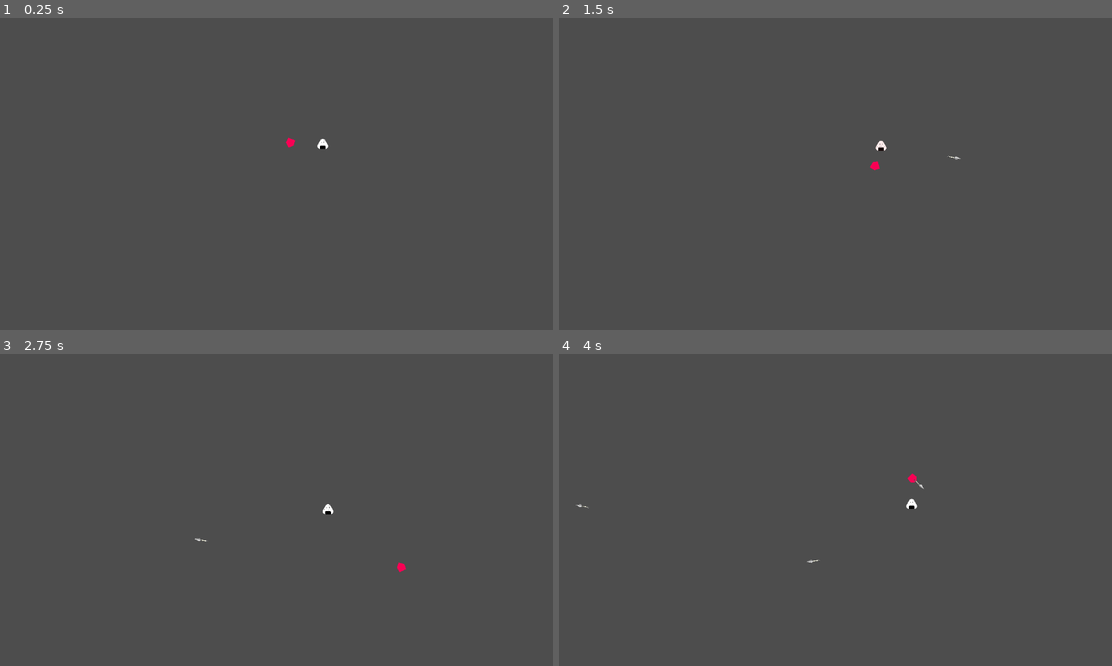
Above: before the commit, frames 1-4 (two rows, left to right).
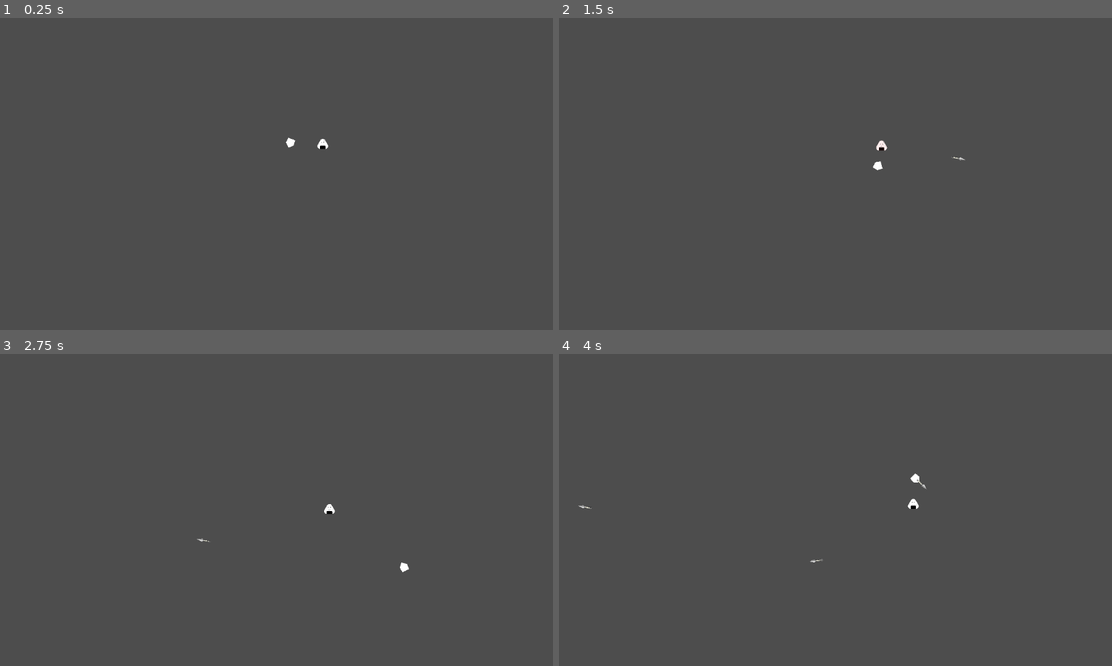
Above: after the commit, the same moments.

Repository: markusphil/godot_tests
Game: Godot game, scene res://scenes/teste_scene.tscn
Same seed, same stepped clock (60 frames per second), same inputs: the game is played once before the commit and once after it.
Inputs (mouse positions are in pixels of both pictures, inside the frame that each line leads up to):
- Up to frame 1 (0.25 s): no input
- Up to frame 2 (1.5 s): tap Enter at 0.5 s; move the mouse to (957, 158) at 0.52 s; hold Right (right) 0.53-1.28 s; move the mouse to (724, 189) at 1.27 s; hold S (down) from 1.28 s (still down)
- Up to frame 3 (2.75 s): move the mouse to (331, 441) at 2.02 s; release S (down) at 2.03 s; hold Right (right) from 2.03 s (still down)
- Up to frame 4 (4 s): move the mouse to (807, 572) at 2.77 s; release Right (right) at 2.78 s; hold W (up) 2.78-3.53 s; move the mouse to (1001, 556) at 3.52 s; hold A (left) from 3.53 s (still down)

The runs differ from the first frame. In frame 1, less than 0.1% of the frame differs, in the area x 51-54%, y 38-42%; in frame 2, less than 0.1%; in frame 3, 0.1%; in frame 4, 0.1%, in the area x 3-67%, y 38-68%.

Commit message:
Implement player health and hurtbox behaviour

Diff:
--- a/components/health/HitboxComponent.gd
+++ b/components/health/HitboxComponent.gd
@@ -1,10 +1,10 @@
 extends Area2D
+
+class_name HitBoxComponent
 
 @export var health: HealthComponent
 
 func _ready():
-	monitorable = false
-	monitoring = true
 	area_entered.connect(_on_area_entered)
 
 
--- /dev/null
+++ b/components/hurtbox/HurtBox.gd
@@ -0,0 +1,30 @@
+extends Area2D
+
+class_name HurtBox
+@export var damage: int
+@export_range(0.1,2) var hurt_interval = 0.5
+
+var timer: Timer
+var player: Player
+
+func _ready():
+	area_entered.connect(_on_area_entered)
+	area_exited.connect(_on_area_exited)
+	timer = Timer.new()
+	add_child(timer)
+	timer.timeout.connect(_hurt_player)
+
+func _on_area_entered(area):
+	if area is HitBoxComponent:
+		var parent = area.get_parent()
+		if parent is Player:
+			player = parent
+			_hurt_player()
+			timer.start(hurt_interval)
+
+func _on_area_exited(_area):
+	timer.stop()
+	player = null
+
+func _hurt_player():
+	player.health_component.apply_damage(damage)
--- a/components/weapons/projectile/Projectile.gd
+++ b/components/weapons/projectile/Projectile.gd
@@ -13,7 +13,8 @@
 	position += transform.x * speed * delta
 
 # TODO: where should the hit calculation be performed? On the projectile or the hitbox?
-# This has probably impact on the games overall performance, since we want to have hundrets of  projectiles existing at the same time.
+# This has probably impact on the games overall performance,
+# since we want to have hundrets of projectiles existing at the same time.
 func hit() -> int:
 	if pircing <= 0:
 		queue_free()
--- a/enemies/onigiri/enemy_onigiri.tscn
+++ b/enemies/onigiri/enemy_onigiri.tscn
@@ -7,6 +7,7 @@
 [ext_resource type="PackedScene" uid="uid://cshykyegbc030" path="res://components/health/hitbox_component.tscn" id="3_8uc50"]
 [ext_resource type="Shader" path="res://shaders/dissolve.gdshader" id="5_rwqri"]
 [ext_resource type="Script" path="res://enemies/onigiri/SimpleBehaviour.gd" id="7_kku7s"]
+[ext_resource type="Script" path="res://components/hurtbox/HurtBox.gd" id="8_vv4dj"]
 
 [sub_resource type="ShaderMaterial" id="ShaderMaterial_kxts0"]
 resource_local_to_scene = true
@@ -180,7 +181,8 @@
 max_health = 15
 
 [node name="hitbox_component" parent="." node_paths=PackedStringArray("health") instance=ExtResource("3_8uc50")]
-collision_layer = 5
+collision_layer = 0
+collision_mask = 4
 health = NodePath("../health_component")
 
 [node name="HitboxShape" type="CollisionPolygon2D" parent="hitbox_component"]
@@ -196,3 +198,12 @@
 
 [node name="SimpleBehaviour" type="Node" parent="."]
 script = ExtResource("7_kku7s")
+
+[node name="HurtBox" type="Area2D" parent="."]
+collision_layer = 2
+collision_mask = 2
+script = ExtResource("8_vv4dj")
+damage = 5
+
+[node name="HurtboxShape" type="CollisionPolygon2D" parent="HurtBox"]
+polygon = PackedVector2Array(-11, 1, -5, -9, -3, -11, 0, -12, 3, -11, 5, -9, 11, 1, 11, 5, 9, 8, 6, 9, -6, 9, -9, 8, -11, 5)
--- a/player/player.gd
+++ b/player/player.gd
@@ -6,20 +6,24 @@
 @export_range(-1, 3) var controller_index: int
 @onready var polygon: Polygon2D = $Polygon2D
 
+@export var health_component: HealthComponent
+@export var animationPlayer: AnimationPlayer
+@export var hitbox_component: HitBoxComponent
+
 const BASE_SPEED = 250
 const ROTATION_SPEED = 15
 const ROTATION_DEADZONE = 0.1
-
 
 func init(device_id: int, color: Color):
 	player_color = color
 	controller_index = device_id
 
-# Called when the node enters the scene tree for the first time.
 func _ready():
 	polygon.color = player_color
+	hitbox_component.health = health_component
+	health_component.took_damage.connect(_on_took_damage)
+	health_component.health_depleted.connect(_on_health_depleted)
 
-# Called every frame. 'delta' is the elapsed time since the previous frame.
 func _process(delta):
 	handle_rotation(delta)
 	velocity = MultiplayerInput.get_vector(controller_index, "left", "right", "up", "down") * BASE_SPEED
@@ -35,3 +39,9 @@
 			target_angle = right_stick_input.angle()
 	# finds the right roation path respecting angle wrap and limit the roation speed
 	rotation = lerp_angle(rotation, target_angle, ROTATION_SPEED * delta)
+
+func _on_took_damage(amount):
+	animationPlayer.play("hit")
+
+func _on_health_depleted():
+	print("You died!")
--- a/player/player.tscn
+++ b/player/player.tscn
@@ -1,26 +1,114 @@
-[gd_scene load_steps=4 format=3 uid="uid://b6qspqsn7mthl"]
+[gd_scene load_steps=10 format=3 uid="uid://b6qspqsn7mthl"]
 
 [ext_resource type="Script" path="res://player/player.gd" id="1_d8l46"]
 [ext_resource type="PackedScene" uid="uid://0wdhpekdchdj" path="res://components/health/health_component.tscn" id="2_ldbje"]
+[ext_resource type="Shader" path="res://shaders/hit_flash.gdshader" id="2_u0fjq"]
 [ext_resource type="PackedScene" uid="uid://c5kmt3g3hmcxk" path="res://weapons/kunai/kunai_emitter.tscn" id="3_x8152"]
+[ext_resource type="Script" path="res://components/health/HitboxComponent.gd" id="5_nf4sb"]
 
-[node name="player" type="CharacterBody2D" groups=["Player"]]
+[sub_resource type="ShaderMaterial" id="ShaderMaterial_7t5r3"]
+shader = ExtResource("2_u0fjq")
+shader_parameter/flash_color = Color(1, 0, 0, 1)
+shader_parameter/flash_strength = 0.0
+
+[sub_resource type="Animation" id="Animation_x3yj0"]
+resource_name = "hit"
+length = 0.5
+step = 0.05
+tracks/0/type = "value"
+tracks/0/imported = false
+tracks/0/enabled = true
+tracks/0/path = NodePath("Polygon2D:material:shader")
+tracks/0/interp = 1
+tracks/0/loop_wrap = true
+tracks/0/keys = {
+"times": PackedFloat32Array(0),
+"transitions": PackedFloat32Array(1),
+"update": 1,
+"values": [ExtResource("2_u0fjq")]
+}
+tracks/1/type = "value"
+tracks/1/imported = false
+tracks/1/enabled = true
+tracks/1/path = NodePath("Polygon2D:material:shader_parameter/flash_strength")
+tracks/1/interp = 1
+tracks/1/loop_wrap = true
+tracks/1/keys = {
+"times": PackedFloat32Array(0, 0.25, 0.5),
+"transitions": PackedFloat32Array(1, 1, 1),
+"update": 0,
+"values": [0.0, 0.5, 0.0]
+}
+
+[sub_resource type="Animation" id="Animation_jxt5o"]
+length = 0.001
+tracks/0/type = "value"
+tracks/0/imported = false
+tracks/0/enabled = true
+tracks/0/path = NodePath("Polygon2D:material:shader")
+tracks/0/interp = 1
+tracks/0/loop_wrap = true
+tracks/0/keys = {
+"times": PackedFloat32Array(0),
+"transitions": PackedFloat32Array(1),
+"update": 1,
+"values": [ExtResource("2_u0fjq")]
+}
+tracks/1/type = "value"
+tracks/1/imported = false
+tracks/1/enabled = true
+tracks/1/path = NodePath("Polygon2D:material:shader_parameter/flash_strength")
+tracks/1/interp = 1
+tracks/1/loop_wrap = true
+tracks/1/keys = {
+"times": PackedFloat32Array(0),
+"transitions": PackedFloat32Array(1),
+"update": 0,
+"values": [0.0]
+}
+
+[sub_resource type="AnimationLibrary" id="AnimationLibrary_cgwjo"]
+_data = {
+"RESET": SubResource("Animation_jxt5o"),
+"hit": SubResource("Animation_x3yj0")
+}
+
+[node name="player" type="CharacterBody2D" node_paths=PackedStringArray("health_component", "animationPlayer", "hitbox_component") groups=["Player"]]
 rotation = 6.28319
 script = ExtResource("1_d8l46")
 player_color = Color(1, 0, 0, 1)
 controller_index = -1
+health_component = NodePath("health_component")
+animationPlayer = NodePath("AnimationPlayer")
+hitbox_component = NodePath("HitBoxComponent")
 
 [node name="CollisionPolygon2D" type="CollisionPolygon2D" parent="."]
 position = Vector2(-36, -35)
-polygon = PackedVector2Array(30, 28, 30, 43, 41, 44, 49, 35, 41, 27)
+polygon = PackedVector2Array(33, 33, 33, 38, 39, 39, 40, 35, 39, 32)
 
 [node name="Polygon2D" type="Polygon2D" parent="."]
+material = SubResource("ShaderMaterial_7t5r3")
 position = Vector2(-36, -35)
 color = Color(0.372549, 0.980392, 1, 1)
 polygon = PackedVector2Array(30, 28, 41, 27, 49, 35, 41, 44, 30, 43)
 
 [node name="health_component" parent="." instance=ExtResource("2_ldbje")]
+max_health = 50
 
 [node name="kunai_emitter" parent="." instance=ExtResource("3_x8152")]
 position = Vector2(20, -8.93276e-05)
 fire_rate = 60.0
+
+[node name="HitBoxComponent" type="Area2D" parent="."]
+collision_layer = 2
+collision_mask = 2
+script = ExtResource("5_nf4sb")
+
+[node name="CollisionPolygon2D" type="CollisionPolygon2D" parent="HitBoxComponent"]
+position = Vector2(-36.0002, -34.9998)
+polygon = PackedVector2Array(30, 28, 30, 43, 41, 44, 49, 35, 41, 27)
+
+[node name="AnimationPlayer" type="AnimationPlayer" parent="."]
+libraries = {
+"": SubResource("AnimationLibrary_cgwjo")
+}
--- a/weapons/kunai/kunai.tscn
+++ b/weapons/kunai/kunai.tscn
@@ -4,6 +4,8 @@
 [ext_resource type="Script" path="res://components/weapons/projectile/Projectile.gd" id="1_yr7hp"]
 
 [node name="kunai" type="Area2D"]
+collision_layer = 4
+collision_mask = 0
 monitoring = false
 script = ExtResource("1_yr7hp")
 
Not shown: 1 places in enemies/onigiri/enemy_onigiri.tscn that only renumber resources
